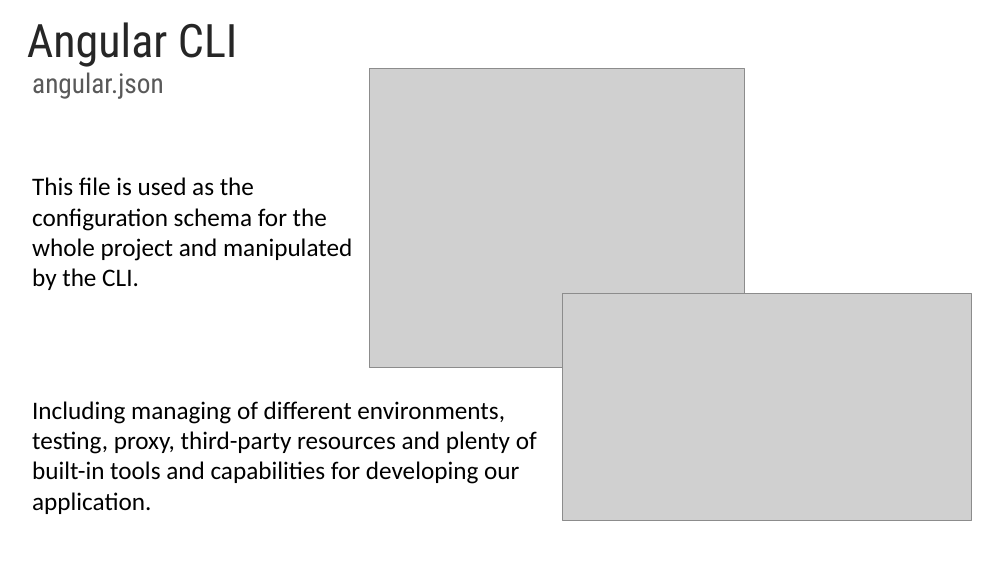
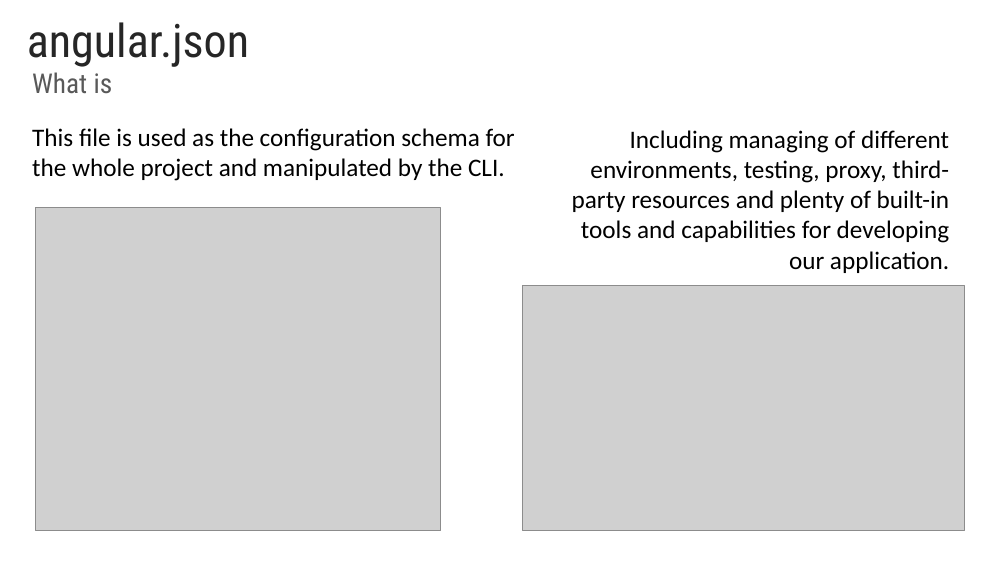
Before and after one commit to rached193/AngularWorkshop-20181116, a slide deck: slide 11 of 02_angular_cli/02_angular_cli.pptx (slide 6 before the commit). Drawn at 1008x567 pixels with LibreOffice and Linux fonts; fonts in the diff are those of the drawing; grey boxes stand for pictures; background and template pictures are left out. Boxes give left, top, right and bottom in pixels: in the first picture for what was removed or moved away, otherwise in the second. Text is boxed around its words. In the diff, an @@ line names an element or a change of style, - is before the commit and + after.

```diff
--- a/02_angular_cli/02_angular_cli.pptx
+++ b/02_angular_cli/02_angular_cli.pptx
@@ title at [27, 22, 249, 67]: text changed @@
-Angular CLI
+angular.json
@@ text at [32, 72, 113, 93]: text changed @@
-angular.json
+What is
@@ text "This file is used as ..." rewrapped from [32, 177, 352, 290] to [32, 128, 515, 181] @@
@@ text "Including managing of different environments, ...": place and size @@
-text "Including managing of different environments, ..." at [32, 401, 537, 514]
+text "Including managing of different environments, ..." at [572, 130, 949, 273]
@@ text "Including managing of different environments, ..." at [572, 130, 949, 273]: alignment left to right @@
@@ picture: place and size @@
-picture at [369, 69, 744, 368]
+picture at [36, 208, 441, 532]
@@ picture: place and size @@
-picture at [563, 293, 972, 520]
+picture at [523, 285, 965, 531]
```
Also in this commit, not shown: 5 other slides changed, 12 slides added, 57 other files.
